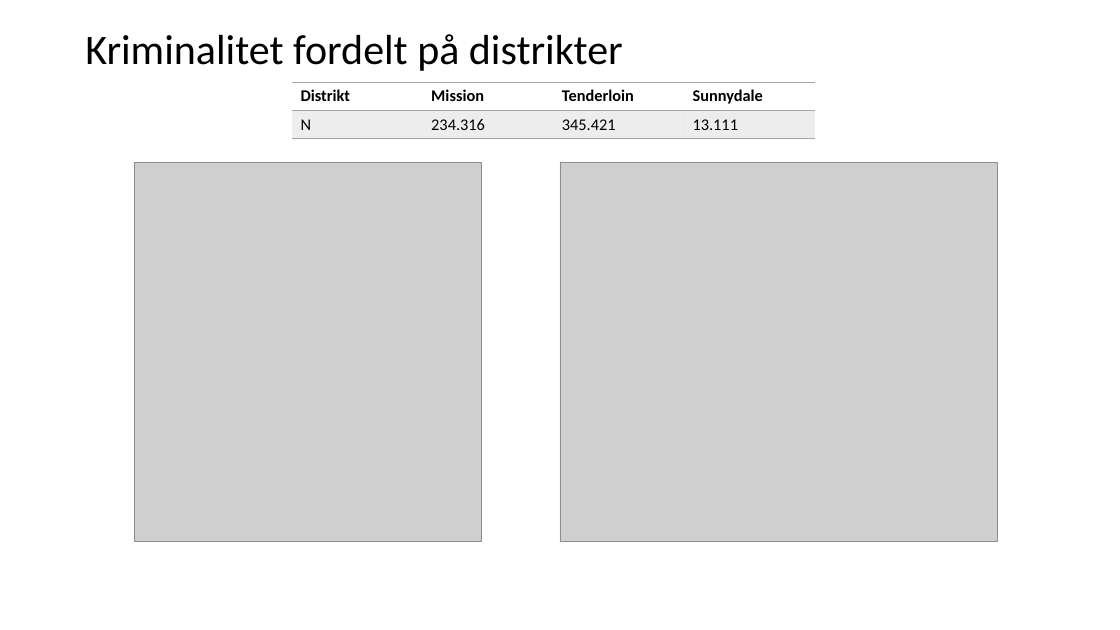
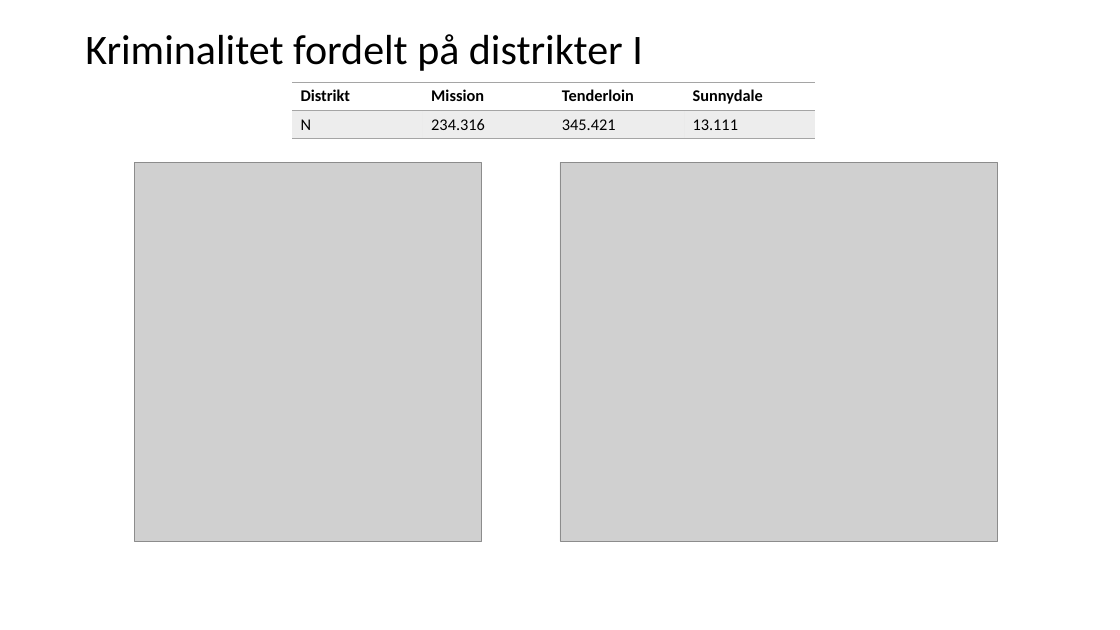
Before and after one commit to CarolineFuglsang/san_francisco_crime_data, a slide deck: slide 3 of presentation/San Francisco Crime Data.pptx. Drawn at 1120x630 pixels with LibreOffice and Linux fonts; fonts in the diff are those of the drawing; grey boxes stand for pictures. Boxes give left, top, right and bottom in pixels: in the first picture for what was removed or moved away, otherwise in the second. Text is boxed around its words. In the diff, an @@ line names an element or a change of style, - is before the commit and + after.

```diff
--- a/presentation/San Francisco Crime Data.pptx
+++ b/presentation/San Francisco Crime Data.pptx
@@ title at <box>85,34,643,71</box>: text changed @@
-Kriminalitet fordelt på distrikter
+Kriminalitet fordelt på distrikter I
```
Also in this commit, not shown: 1 other slide changed, 10 slides added, 6 slides removed.
